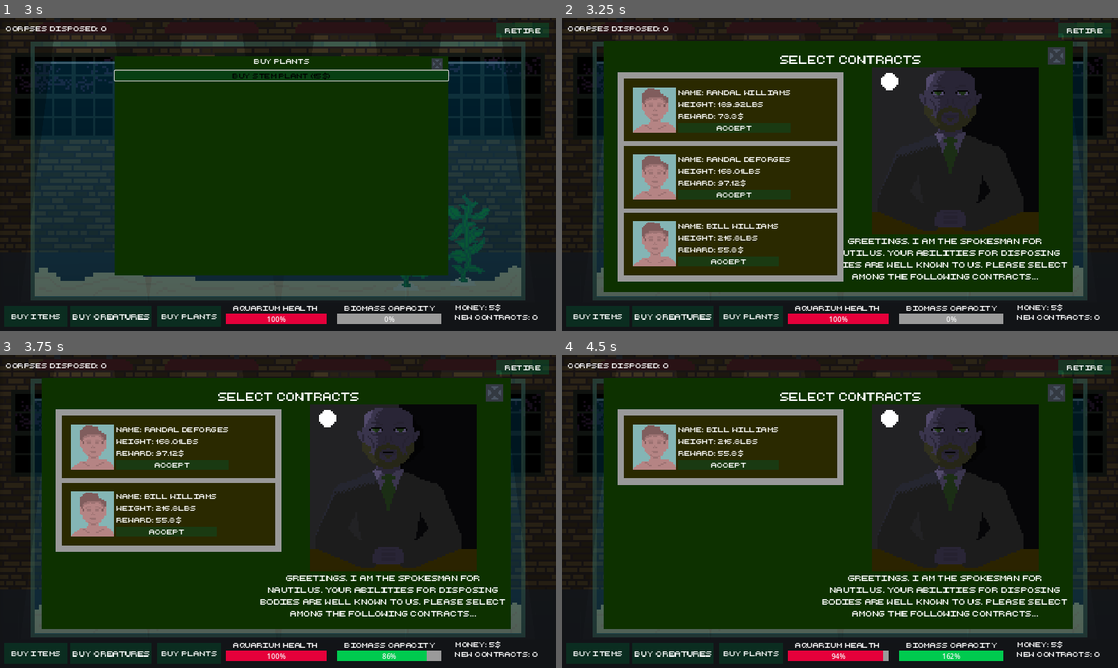
Above: before the commit, frames 1-4 (two rows, left to right).
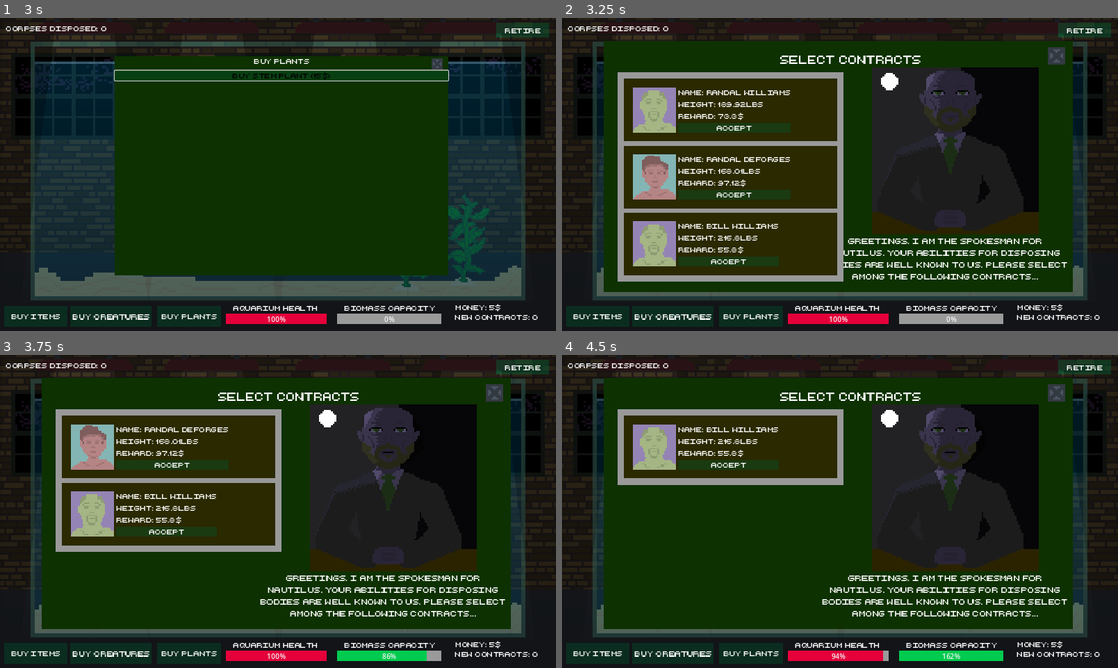
Above: after the commit, the same moments.

Repository: adrientremblay/ld56
Game: Godot game, scene res://scenes/game_screen.tscn
The game is run twice, just before and just after one commit, with the same random seed, the same clock (stepped at 60 frames per second) and the same inputs.
Inputs:
- Up to frame 1 (3 s): click "Buy Creatures" at 0.5 s; click "Buy Plants" at 1.25 s; click "buy snail (5$)" at 2 s; click "Buy Crab (10$)" at 2.75 s
- Up to frame 2 (3.25 s): no input
- Up to frame 3 (3.75 s): click "Accept" at 3.5 s
- Up to frame 4 (4.5 s): click "Accept" at 4.25 s

Frame 1 is identical in both runs. In frame 2, 2.2% of the frame differs, in the area x 12-21%, y 22-80%; in frame 3, 1.1%; in frame 4, 1.1%.

Commit message:
Added obese corpses to the game

Diff:
--- a/scenes/corpse.tscn
+++ b/scenes/corpse.tscn
@@ -1,8 +1,9 @@
-[gd_scene load_steps=26 format=3 uid="uid://f3722j5e8eqm"]
+[gd_scene load_steps=37 format=3 uid="uid://f3722j5e8eqm"]
 
 [ext_resource type="Texture2D" uid="uid://cvtp1gm4svyei" path="res://assets/art/dead_body-Sheet.png" id="1_6cqjt"]
 [ext_resource type="Script" path="res://scripts/corpse.gd" id="2_8vtmh"]
 [ext_resource type="Texture2D" uid="uid://dvillw65spu3i" path="res://assets/art/male_corse_medium-Sheet.png" id="2_ftbi4"]
+[ext_resource type="Texture2D" uid="uid://bgcliyyidx8wi" path="res://assets/art/male_corpse_obese-Sheet.png" id="2_gv3p2"]
 
 [sub_resource type="AtlasTexture" id="AtlasTexture_2xr10"]
 atlas = ExtResource("2_ftbi4")
@@ -42,6 +43,46 @@
 
 [sub_resource type="AtlasTexture" id="AtlasTexture_kgfkn"]
 atlas = ExtResource("2_ftbi4")
+region = Rect2(576, 0, 64, 128)
+
+[sub_resource type="AtlasTexture" id="AtlasTexture_30h20"]
+atlas = ExtResource("2_gv3p2")
+region = Rect2(0, 0, 64, 128)
+
+[sub_resource type="AtlasTexture" id="AtlasTexture_qj35r"]
+atlas = ExtResource("2_gv3p2")
+region = Rect2(64, 0, 64, 128)
+
+[sub_resource type="AtlasTexture" id="AtlasTexture_hvr4d"]
+atlas = ExtResource("2_gv3p2")
+region = Rect2(128, 0, 64, 128)
+
+[sub_resource type="AtlasTexture" id="AtlasTexture_bb0ko"]
+atlas = ExtResource("2_gv3p2")
+region = Rect2(192, 0, 64, 128)
+
+[sub_resource type="AtlasTexture" id="AtlasTexture_tt2bn"]
+atlas = ExtResource("2_gv3p2")
+region = Rect2(256, 0, 64, 128)
+
+[sub_resource type="AtlasTexture" id="AtlasTexture_3t85m"]
+atlas = ExtResource("2_gv3p2")
+region = Rect2(320, 0, 64, 128)
+
+[sub_resource type="AtlasTexture" id="AtlasTexture_jvjdc"]
+atlas = ExtResource("2_gv3p2")
+region = Rect2(384, 0, 64, 128)
+
+[sub_resource type="AtlasTexture" id="AtlasTexture_bagnx"]
+atlas = ExtResource("2_gv3p2")
+region = Rect2(448, 0, 64, 128)
+
+[sub_resource type="AtlasTexture" id="AtlasTexture_2w4te"]
+atlas = ExtResource("2_gv3p2")
+region = Rect2(512, 0, 64, 128)
+
+[sub_resource type="AtlasTexture" id="AtlasTexture_8huml"]
+atlas = ExtResource("2_gv3p2")
 region = Rect2(576, 0, 64, 128)
 
 [sub_resource type="AtlasTexture" id="AtlasTexture_y3mh1"]
@@ -119,6 +160,41 @@
 }],
 "loop": true,
 "name": &"medium",
+"speed": 5.0
+}, {
+"frames": [{
+"duration": 1.0,
+"texture": SubResource("AtlasTexture_30h20")
+}, {
+"duration": 1.0,
+"texture": SubResource("AtlasTexture_qj35r")
+}, {
+"duration": 1.0,
+"texture": SubResource("AtlasTexture_hvr4d")
+}, {
+"duration": 1.0,
+"texture": SubResource("AtlasTexture_bb0ko")
+}, {
+"duration": 1.0,
+"texture": SubResource("AtlasTexture_tt2bn")
+}, {
+"duration": 1.0,
+"texture": SubResource("AtlasTexture_3t85m")
+}, {
+"duration": 1.0,
+"texture": SubResource("AtlasTexture_jvjdc")
+}, {
+"duration": 1.0,
+"texture": SubResource("AtlasTexture_bagnx")
+}, {
+"duration": 1.0,
+"texture": SubResource("AtlasTexture_2w4te")
+}, {
+"duration": 1.0,
+"texture": SubResource("AtlasTexture_8huml")
+}],
+"loop": true,
+"name": &"obese",
 "speed": 5.0
 }, {
 "frames": [{
@@ -165,7 +241,7 @@
 position = Vector2(26, -165)
 scale = Vector2(2.5, 2.5)
 sprite_frames = SubResource("SpriteFrames_ul3v6")
-animation = &"thin"
+animation = &"obese"
 script = ExtResource("2_8vtmh")
 
 [node name="FeedingArea" type="Area2D" parent="."]
--- a/scripts/contract.gd
+++ b/scripts/contract.gd
@@ -41,4 +41,4 @@
 		Appearance.MEDIUM:
 			$MarginContainer/HBoxContainer/TextureRect.texture = load("res://assets/art/male_corpse_medium_icon.png")
 		Appearance.OBESE:
-			$MarginContainer/HBoxContainer/TextureRect.texture = load("res://assets/art/male_corpse_medium_icon.png")
+			$MarginContainer/HBoxContainer/TextureRect.texture = load("res://assets/art/male_corpse_obese_icon.png")
--- a/scripts/corpse.gd
+++ b/scripts/corpse.gd
@@ -24,7 +24,7 @@
 		Contract.Appearance.MEDIUM:
 			self.animation = "medium"
 		Contract.Appearance.OBESE:
-			self.animation = "medium"
+			self.animation = "obese"
 
 func _process(delta: float) -> void:
 	for creature in feeding_area.get_overlapping_bodies():
Binary file added: assets/art/male_corpse_obese-Sheet.png
Not shown, added: assets/art/male_corpse_obese-Sheet.png.import
Binary file added: assets/art/male_corpse_obese_icon.aseprite
Binary file added: assets/art/male_corpse_obese_icon.png
Not shown, added: assets/art/male_corpse_obese_icon.png.import
